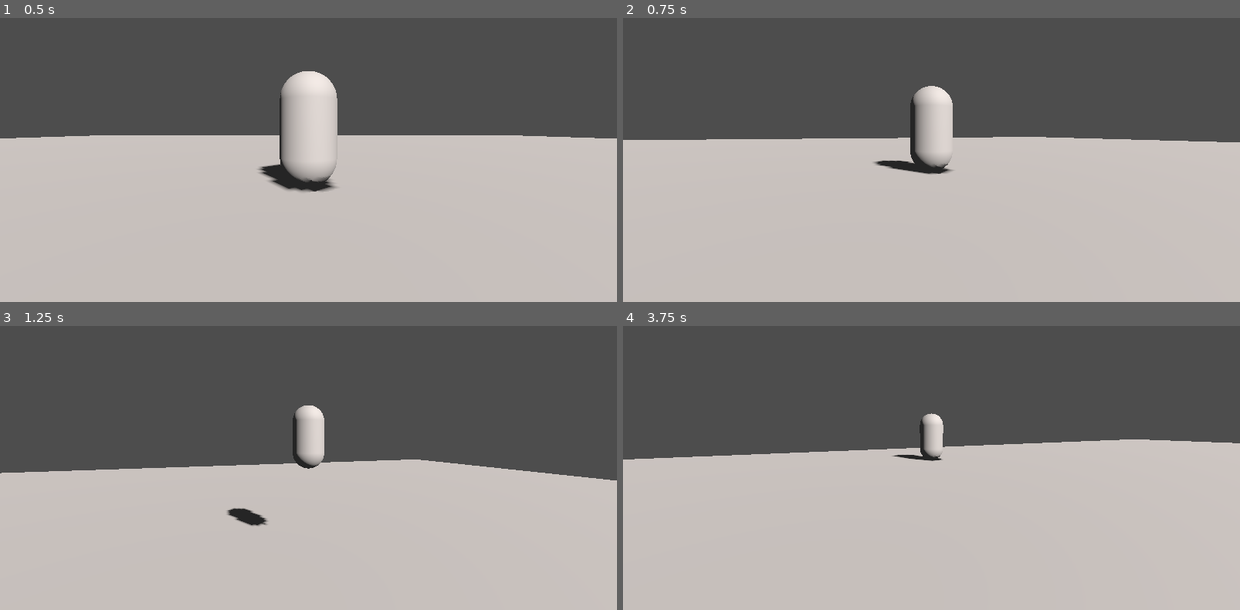
Above: before the commit, frames 1-4 (two rows, left to right).
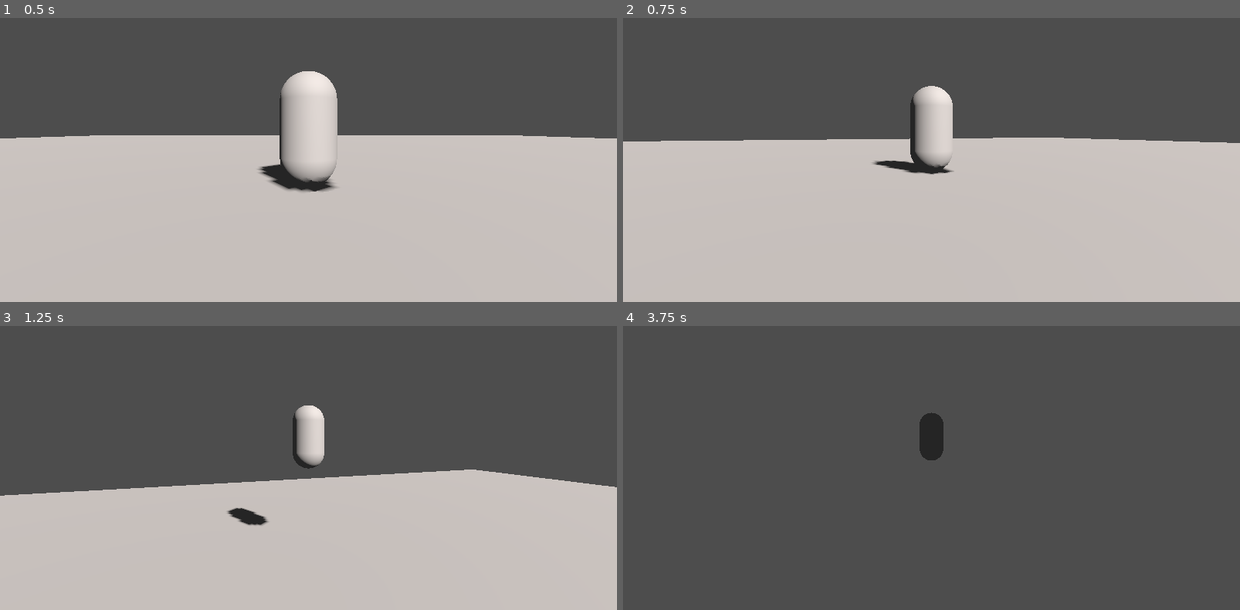
Above: after the commit, the same moments.

Repository: Into-The-Maze/arkanyx-nv
Game: Godot game, scene res://Scenes/world.tscn
The game is run twice, just before and just after one commit, with the same random seed, the same clock (stepped at 60 frames per second) and the same inputs.
Inputs (mouse positions are in pixels of both pictures, inside the frame that each line leads up to):
- Up to frame 1 (0.5 s): no input
- Up to frame 2 (0.75 s): move the mouse to (962, 128) at 0.52 s; hold W (move_forward) from 0.53 s (still down); right-click (962, 128) at 0.6 s
- Up to frame 3 (1.25 s): keep holding W (move_forward); tap Space (jump) at 0.77 s
- Up to frame 4 (3.75 s): keep holding W (move_forward); move the mouse to (900, 436) at 1.27 s; tap Shift (sprint) at 1.35 s; tap Space (jump) at 1.52, 3.02 s; right-click (900, 436) at 1.55 s; move the mouse to (943, 431) at 2.02 s; right-click (943, 431) at 2.1 s; tap Enter at 2.75 s; move the mouse to (925, 442) at 2.77 s; right-click (925, 442) at 2.85 s; move the mouse to (974, 439) at 3.52 s; hold Shift (sprint) from 3.53 s (still down)

Frame 1 is identical in both runs. In frame 2, 0.3% of the frame differs, in the area x 0-100%, y 41-56%; in frame 3, 5.0%; in frame 4, 57%, in the area x 0-100%, y 30-100%.

Commit message:
dodging mechanic

Diff:
--- a/Scripts/Player/movement.gd
+++ b/Scripts/Player/movement.gd
@@ -1,20 +1,33 @@
 extends CharacterBody3D
 
+# MOVEMENT PARAMTERS
 @export var max_speed: float = 4.0
 @export var sprint_speed_multiplier: float = 1.75
 @export var acceleration: float = 40.0
+
+# JUMPING PARAMTERS
 @export var gravity: float = 20
 @export var max_jump_height: float = 5.0
 @export var jump_charge_max_time: float = 0.8
 @export var jump_deadzone: float = 0.15
-@export var air_strafe_reduction_multiplier: float = 3
+@export var air_strafe_reduction_multiplier: float = 3.0
+
+# DODGING PARAMTERS
+@export var dodge_speed_multiplier: float = 6.0
+@export var dodge_cooldown: float = 2.0
+@export var dodge_penalty_slowdown_multiplier: float = 0.3
+@export var dodge_penalty_slowdown_duration: float = 1.0
+@export var air_dodge_reduction_multiplier: float = 0.6
 
 @onready var camera: Camera3D = $Pivot/Camera
 @onready var jump_charge_bar: ProgressBar = $CanvasLayer/ProgressBar
 
 var jump_charge_timer: float = 0.0
+var dodge_cooldown_timer: float = 0.0
+var dodge_penalty_timer: float = 0.0
 var is_jumping: bool = false
 var is_sprinting: bool = false
+var is_dodging: bool = false
 
 func _ready() -> void:
 	pass
@@ -25,10 +38,18 @@
 
 func _physics_process(delta: float) -> void:
 
+	if is_dodging:
+		is_dodging = !is_on_floor()
+	if not is_dodging:
+		dodge_cooldown_timer = max(dodge_cooldown_timer - delta, 0)
+	dodge_penalty_timer = max(dodge_penalty_timer - delta, 0)
+
 	# MOVING
 	var adjusted_max_speed = max_speed
 	if Input.is_action_pressed("sprint"):
 		adjusted_max_speed = max_speed * sprint_speed_multiplier
+	if dodge_penalty_timer > 0:
+		adjusted_max_speed = max_speed * dodge_penalty_slowdown_multiplier
 
 	var input_vector: Vector3 = Vector3.ZERO
 	if Input.is_action_pressed("move_forward"):
@@ -78,7 +99,24 @@
 		else:
 			jump_charge_timer = 0.0
 
+	# DODGING
+	if Input.is_action_just_pressed("dodge") && dodge_cooldown_timer <= 0:
+		if direction == Vector3.ZERO:
+			var current_horizontal = Vector3(current_velocity.x, 0, current_velocity.z)
+			if current_horizontal.length() > 0:
+				direction = current_horizontal.normalized()
+			else:
+				direction = (-camera.global_transform.basis.z).normalized()
+		horizontal_velocity = direction * max_speed * dodge_speed_multiplier
+		if not is_on_floor():
+			horizontal_velocity *= air_dodge_reduction_multiplier
+		current_velocity.x = horizontal_velocity.x
+		current_velocity.z = horizontal_velocity.z
+		is_dodging = true
+		dodge_cooldown_timer = dodge_cooldown
+		dodge_penalty_timer = dodge_penalty_slowdown_duration
+
 	# APPLYING MOVEMENT
-	print_debug(velocity)
+	print_debug(dodge_cooldown_timer)
 	velocity = current_velocity
 	move_and_slide()
--- a/project.godot
+++ b/project.godot
@@ -47,3 +47,8 @@
 "events": [Object(InputEventKey,"resource_local_to_scene":false,"resource_name":"","device":-1,"window_id":0,"alt_press …(195 unchanged characters)…
 ]
 }
+dodge={
+"deadzone": 0.5,
+"events": [Object(InputEventMouseButton,"resource_local_to_scene":false,"resource_name":"","device":-1,"window_id":0,"alt_pressed":false,"shift_pressed":false,"ctrl_pressed":false,"meta_pressed":false,"button_mask":2,"position":Vector2(150, 21),"global_position":Vector2(164, 91),"factor":1.0,"button_index":2,"canceled":false,"pressed":true,"double_click":false,"script":null)
+]
+}
